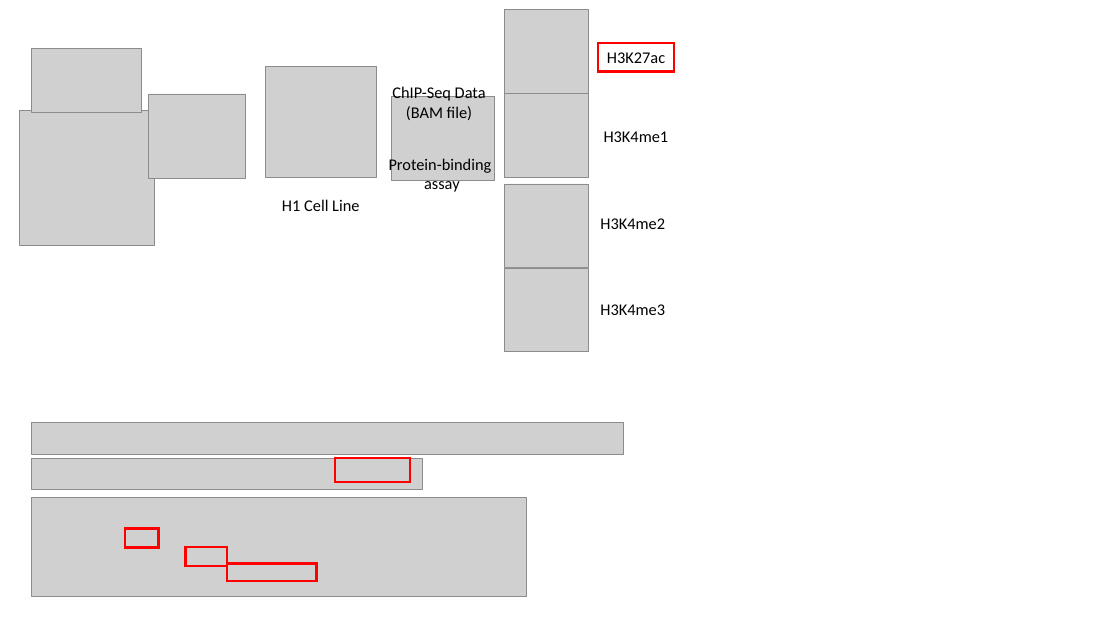
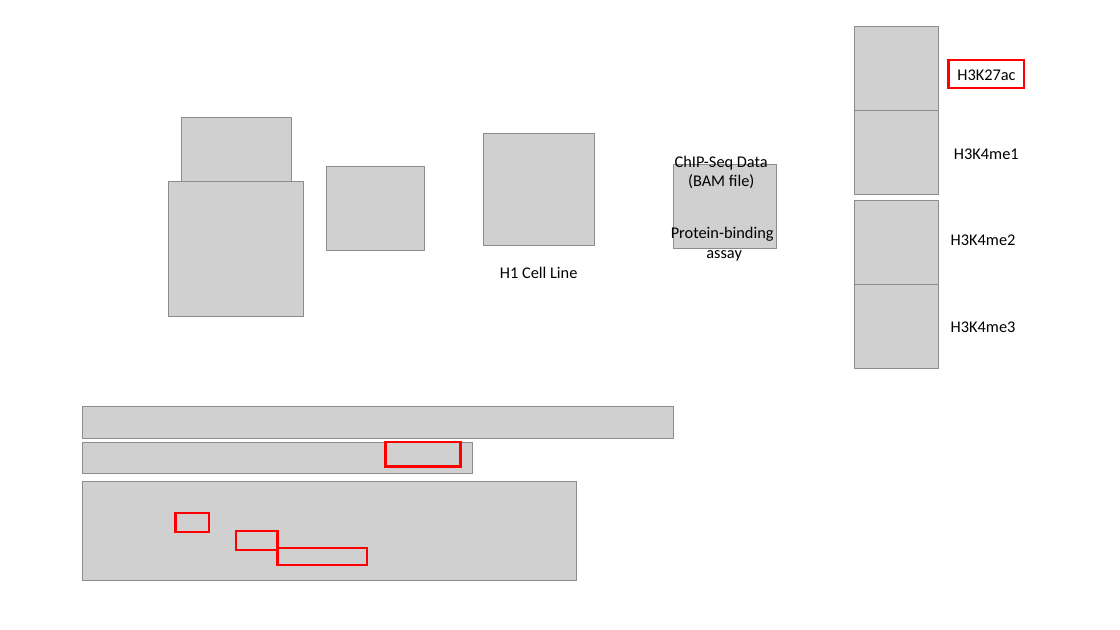
Before and after one commit to shauryajauhari/MachineLearning, a slide deck: slide 3 of Machine_Learning_Deep_Learning/data/Dataset_Preparation_EP_DL.pptx (slide 5 before the commit). Drawn at 1120x630 pixels with LibreOffice and Linux fonts; fonts in the diff are those of the drawing; grey boxes stand for pictures. Boxes give left, top, right and bottom in pixels: in the first picture for what was removed or moved away, otherwise in the second. Text is boxed around its words. In the diff, an @@ line names an element or a change of style, - is before the commit and + after.

```diff
--- a/Machine_Learning_Deep_Learning/data/Dataset_Preparation_EP_DL.pptx
+++ b/Machine_Learning_Deep_Learning/data/Dataset_Preparation_EP_DL.pptx
@@ 4 pictures, 4 texts, 1 rectangle: place and size @@
-4 pictures, 4 texts, 1 rectangle at [504, 10, 674, 352]
+4 pictures, 4 texts, 1 rectangle at [855, 27, 1024, 369]
@@ picture: place and size @@
-picture at [32, 49, 142, 113]
+picture at [181, 118, 292, 181]
@@ picture: place and size @@
-picture at [266, 66, 377, 178]
+picture at [483, 134, 595, 245]
@@ picture: place and size @@
-picture at [148, 94, 245, 178]
+picture at [327, 166, 424, 250]
@@ picture: place and size @@
-picture at [19, 111, 154, 245]
+picture at [169, 181, 303, 316]
@@ 2 texts, 1 picture: place and size @@
-2 texts, 1 picture at [389, 85, 495, 194]
+2 texts, 1 picture at [671, 154, 777, 261]
@@ text "H1 Cell Line": place and size @@
-text "H1 Cell Line" at [282, 199, 359, 211]
+text "H1 Cell Line" at [500, 266, 577, 278]
@@ 4 rectangles, 3 pictures: place and size @@
-4 rectangles, 3 pictures at [32, 423, 623, 597]
+4 rectangles, 3 pictures at [82, 407, 674, 581]
```
Also in this commit, not shown: 1 slide added, 6 other files.
